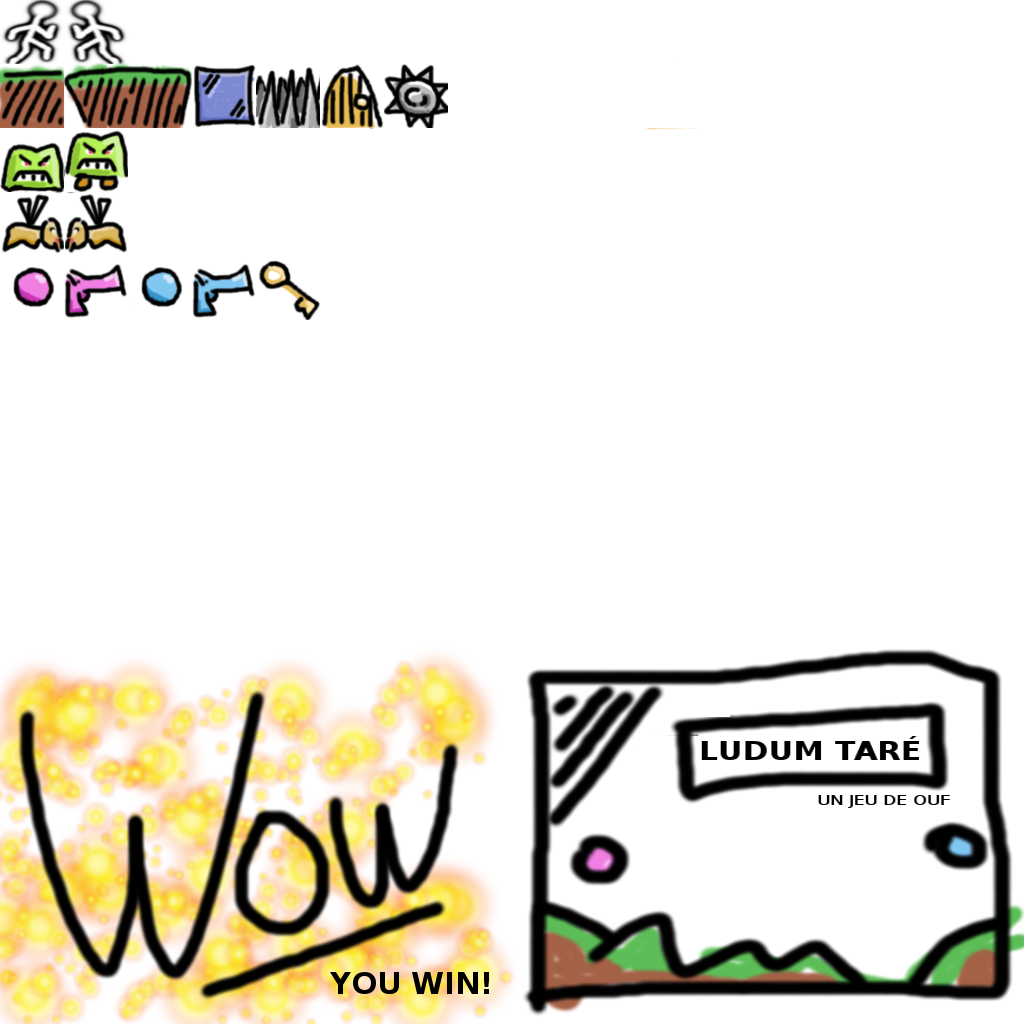
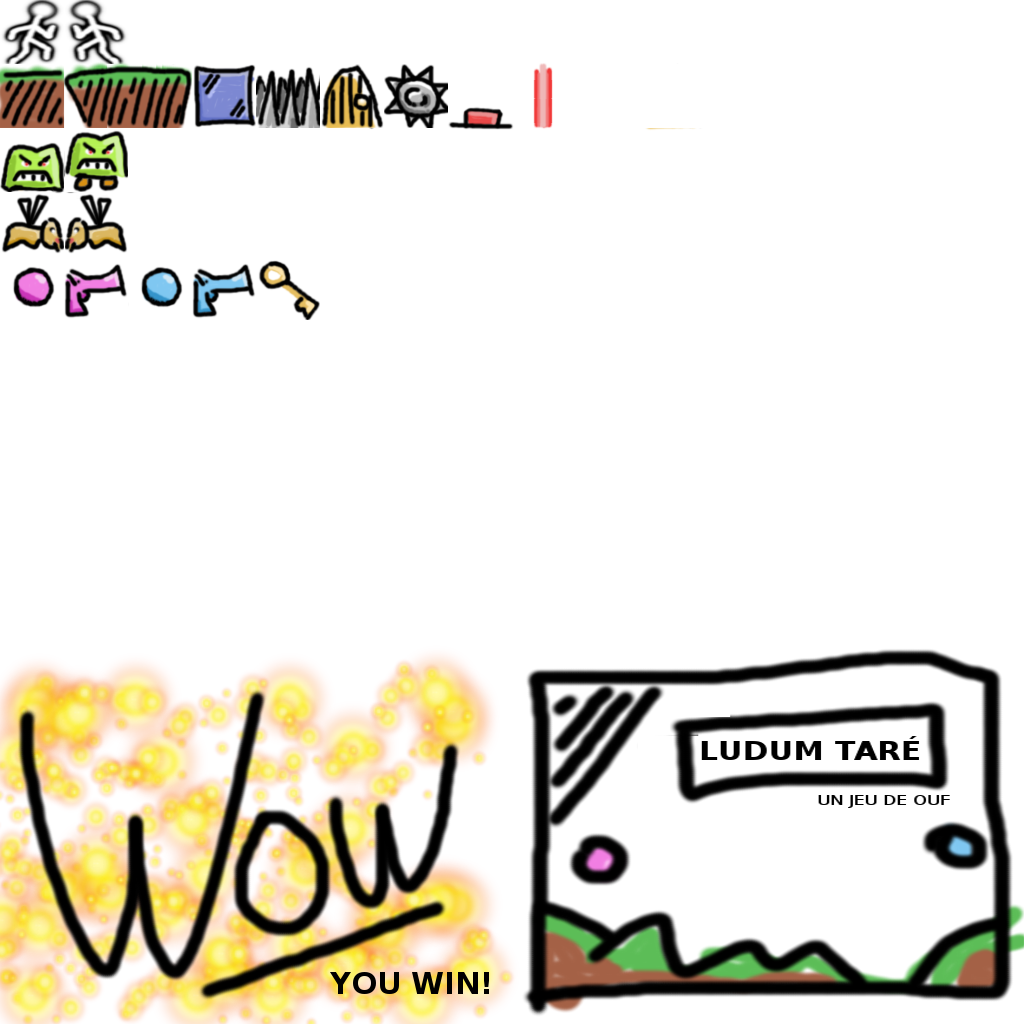
The second 1024px x 1024px image is a revision of the first. Changes to its layers:
painted on "Layer copy" over [448, 63, 553, 130]
